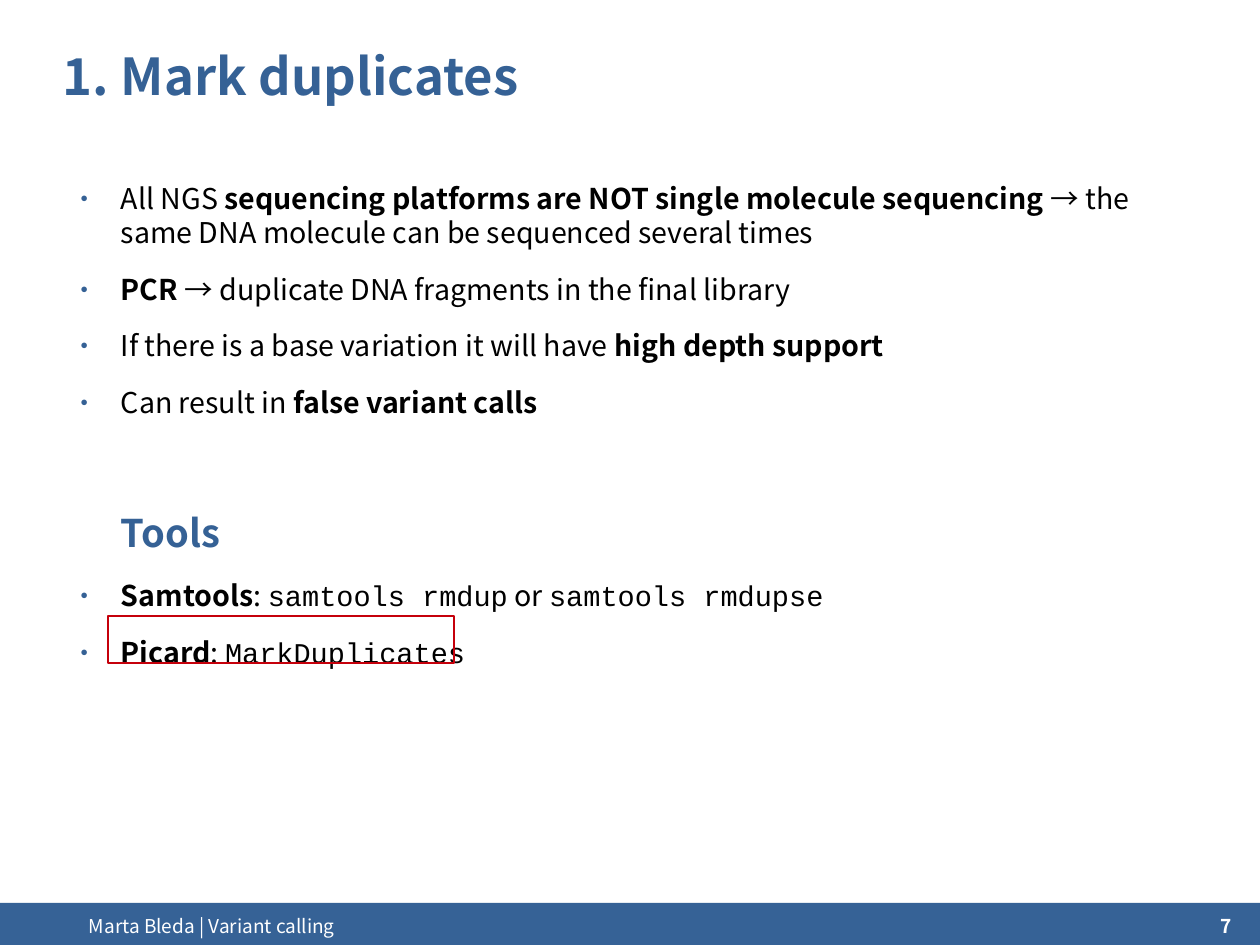
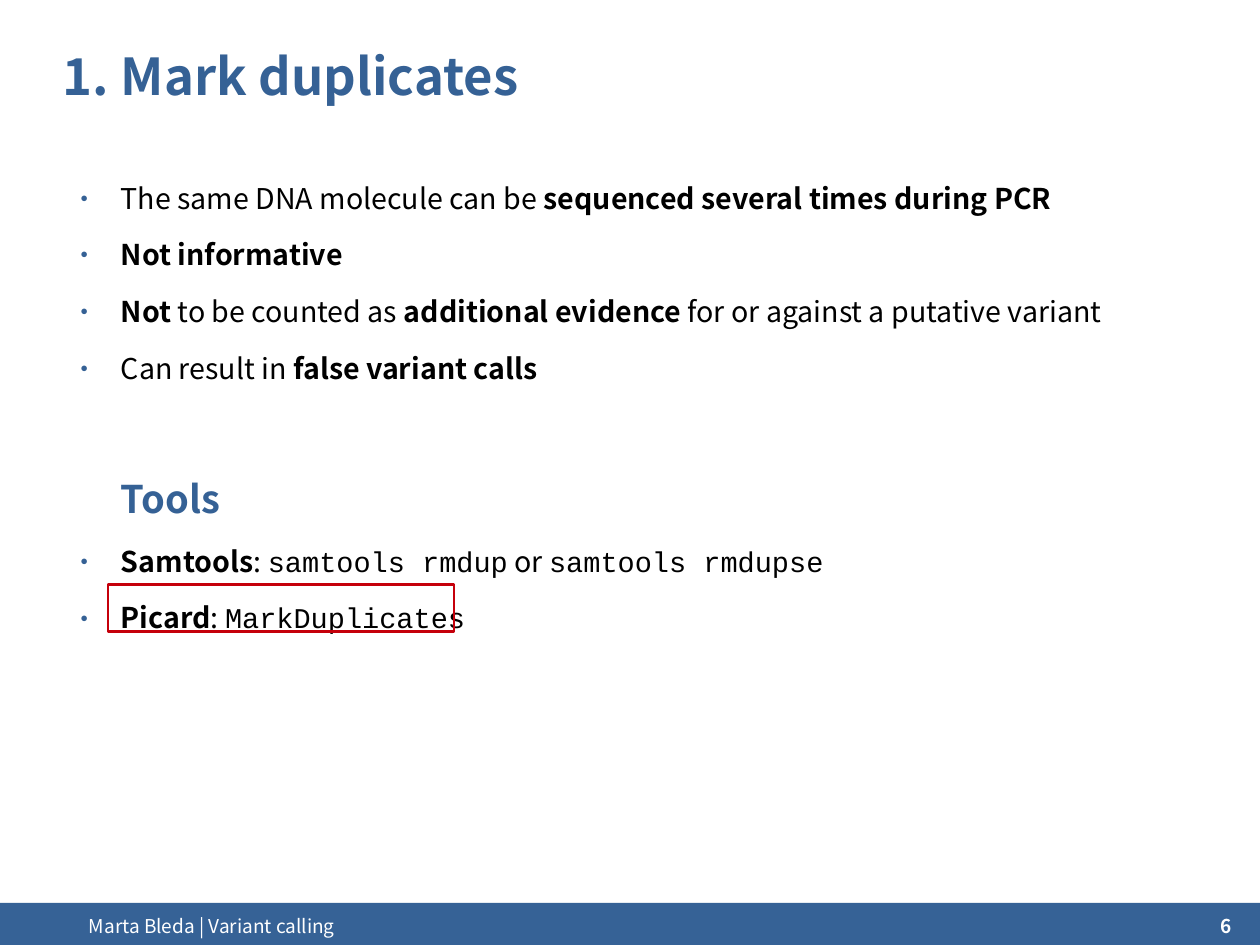
Before and after one commit to ngs-course/ngs-course.github.io, a slide deck: slide 6 of Course_Materials/variant_calling/presentation/2014-Cambridge_variant_calling.odp (slide 7 before the commit). Drawn at 1260x945 pixels with LibreOffice and Linux fonts; fonts in the diff are those of the drawing; background and template pictures are left out. Boxes give left, top, right and bottom in pixels: in the first picture for what was removed or moved away, otherwise in the second. Text is boxed around its words. In the diff, an @@ line names an element or a change of style, - is before the commit and + after.

Commit message:
Variant calling updated

```diff
--- a/Course_Materials/variant_calling/presentation/2014-Cambridge_variant_calling.odp
+++ b/Course_Materials/variant_calling/presentation/2014-Cambridge_variant_calling.odp
@@ text at (121,186,1101,329): text changed; bold on @@
-● All NGS sequencing platforms are NOT single molecule sequencing → the same DNA molecule can be sequenced several times
-● PCR → duplicate DNA fragments in the final library
-● If there is a base variation it will have high depth support
+● The same DNA molecule can be sequenced several times during PCR
+● Not informative
+● Not to be counted as additional evidence for or against a putative variant
@@ rectangle: place and size @@
-rectangle at (109,616,455,663)
+rectangle at (109,584,455,631)
@@ page number at (1221,918,1232,933): text changed @@
-7
+6
```
Also in this commit, not shown: 7 other slides changed, 5 slides added, 8 other files.
